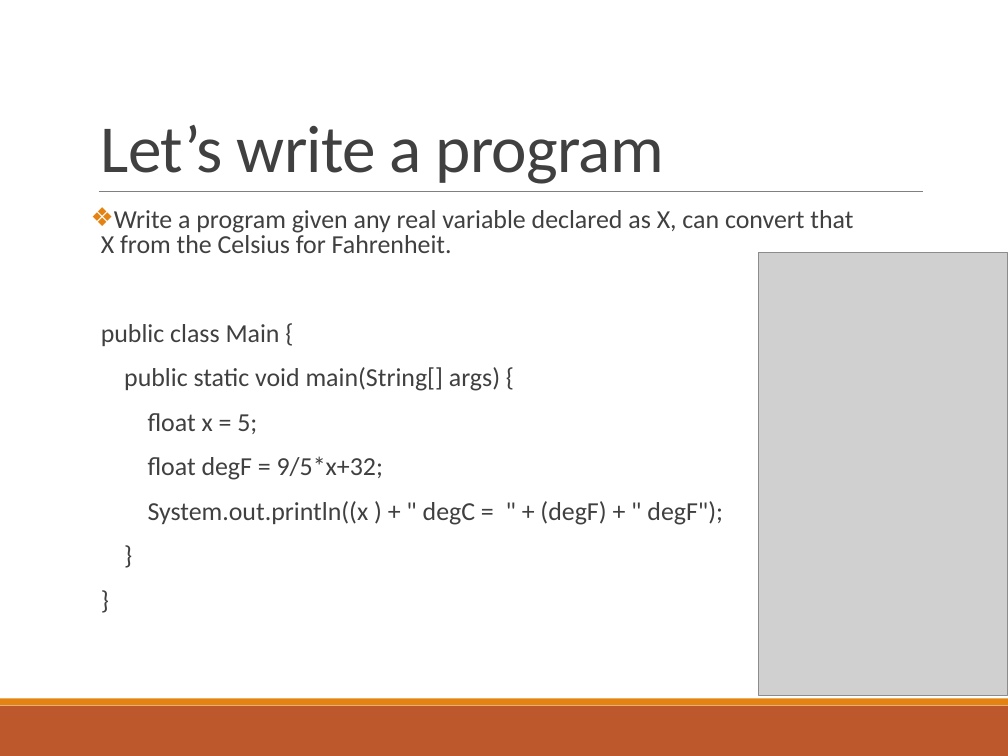
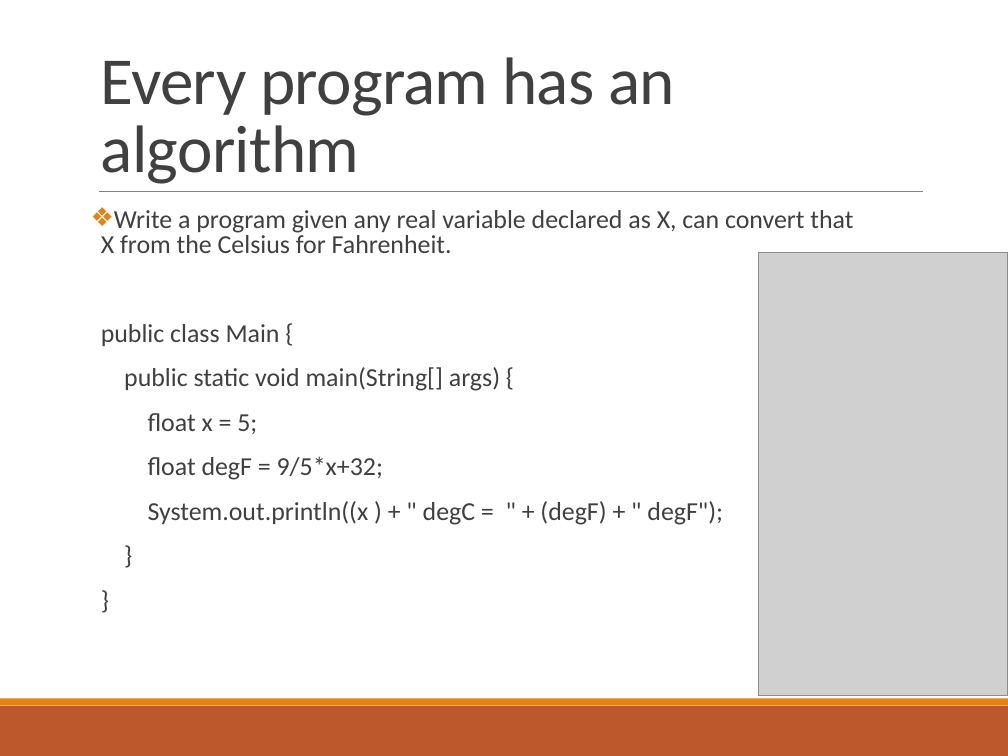
Before and after one commit to deeperj/dillinger, a slide deck: slide 15 of thesis/ukapp2/wqu_isc/sofware_design/Lesson 1 - Java.pptx (slide 12 before the commit). Drawn at 1008x756 pixels with LibreOffice and Linux fonts; fonts in the diff are those of the drawing; grey boxes stand for pictures. Boxes give left, top, right and bottom in pixels: in the first picture for what was removed or moved away, otherwise in the second. Text is boxed around its words. In the diff, an @@ line names an element or a change of style, - is before the commit and + after.

```diff
--- a/thesis/ukapp2/wqu_isc/sofware_design/Lesson 1 - Java.pptx
+++ b/thesis/ukapp2/wqu_isc/sofware_design/Lesson 1 - Java.pptx
@@ title at (101,57,675,184): text changed @@
-Let’s write a program
+Every program has an algorithm
```
Also in this commit, not shown: 1 other slide changed, 3 slides added, 4 other files.
